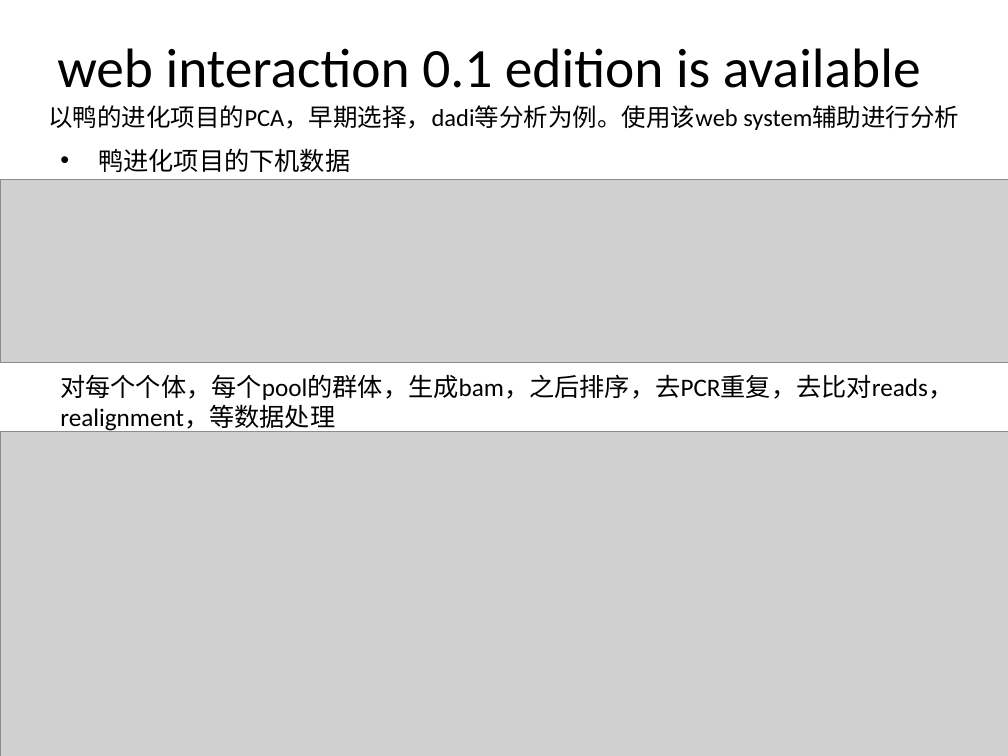
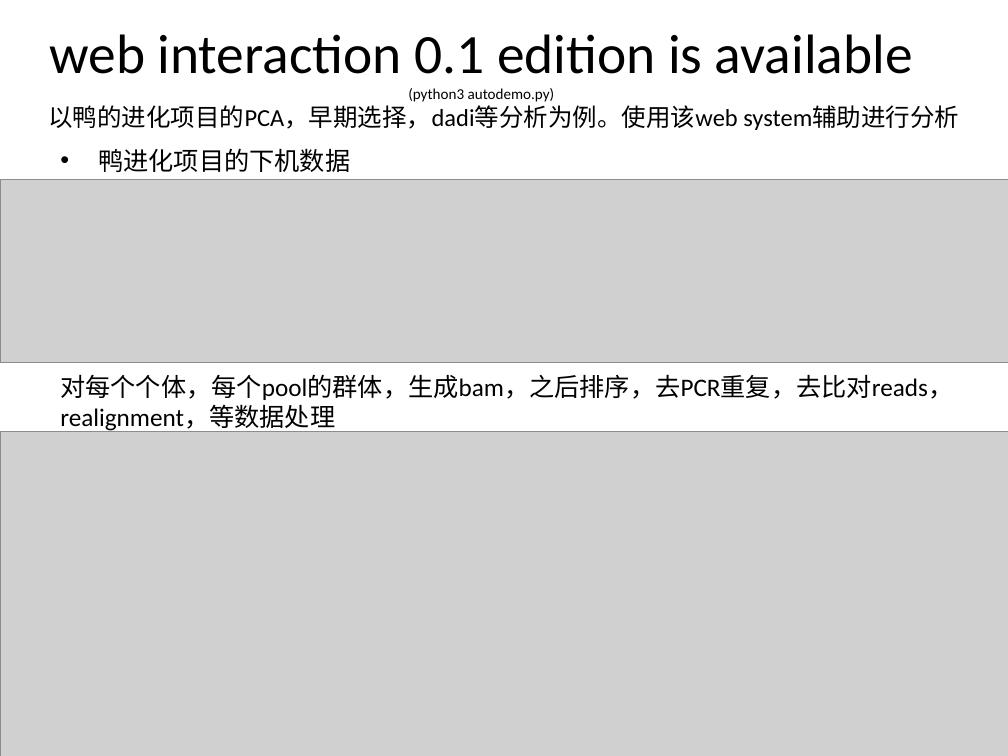
Before and after one commit to vitogump/life, a slide deck: slide 2 of lifeWebBasedSystemUserGuide.pptx. Drawn at 1008x756 pixels with LibreOffice and Linux fonts; fonts in the diff are those of the drawing; grey boxes stand for pictures. Boxes give left, top, right and bottom in pixels: in the first picture for what was removed or moved away, otherwise in the second. Text is boxed around its words. In the diff, an @@ line names an element or a change of style, - is before the commit and + after.

```diff
--- a/lifeWebBasedSystemUserGuide.pptx
+++ b/lifeWebBasedSystemUserGuide.pptx
@@ title at (49,34,913,102): text changed @@
-web interaction 0.1 edition is available
+web interaction 0.1 edition is available
+(python3 autodemo.py)
```
Also in this commit, not shown: 2 other slides changed, 1 slide added, 8 other files.
